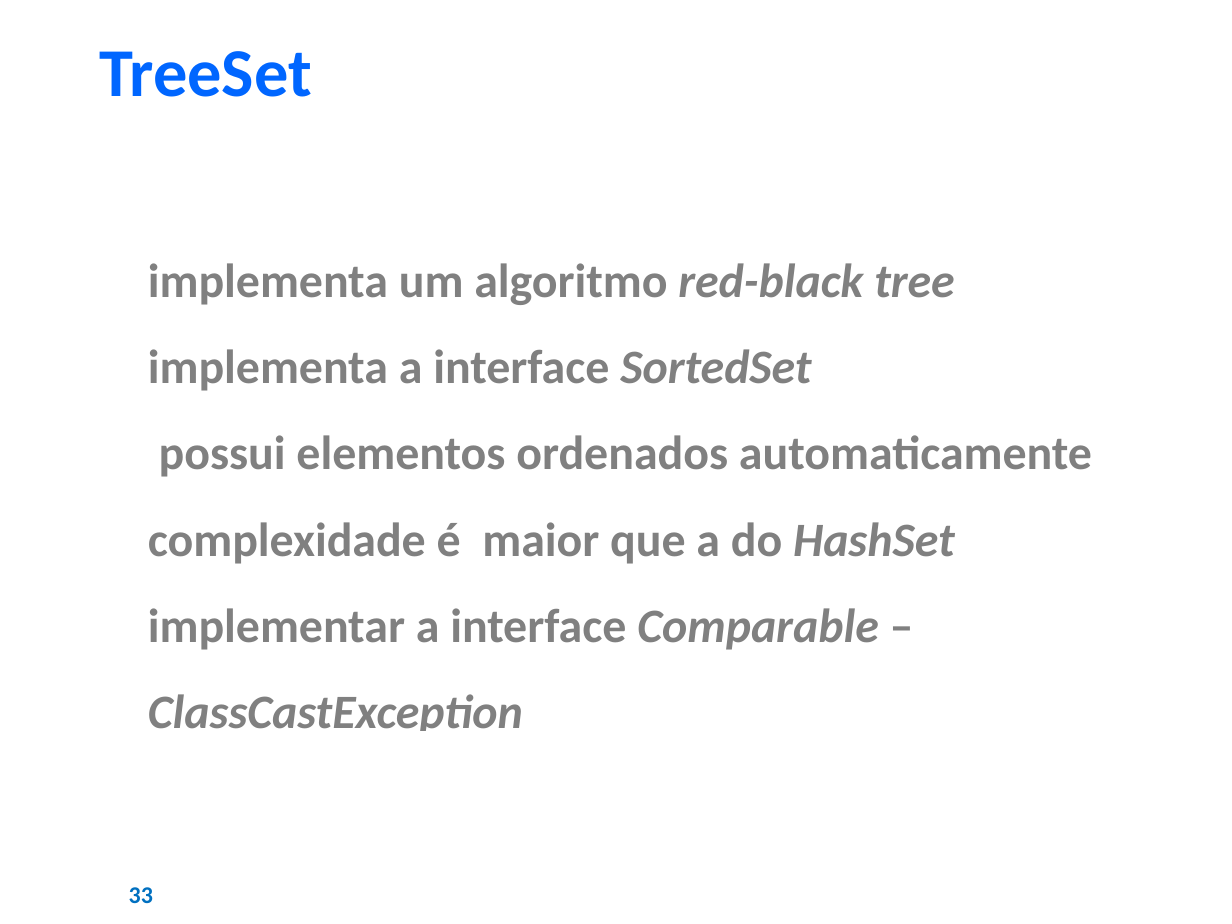
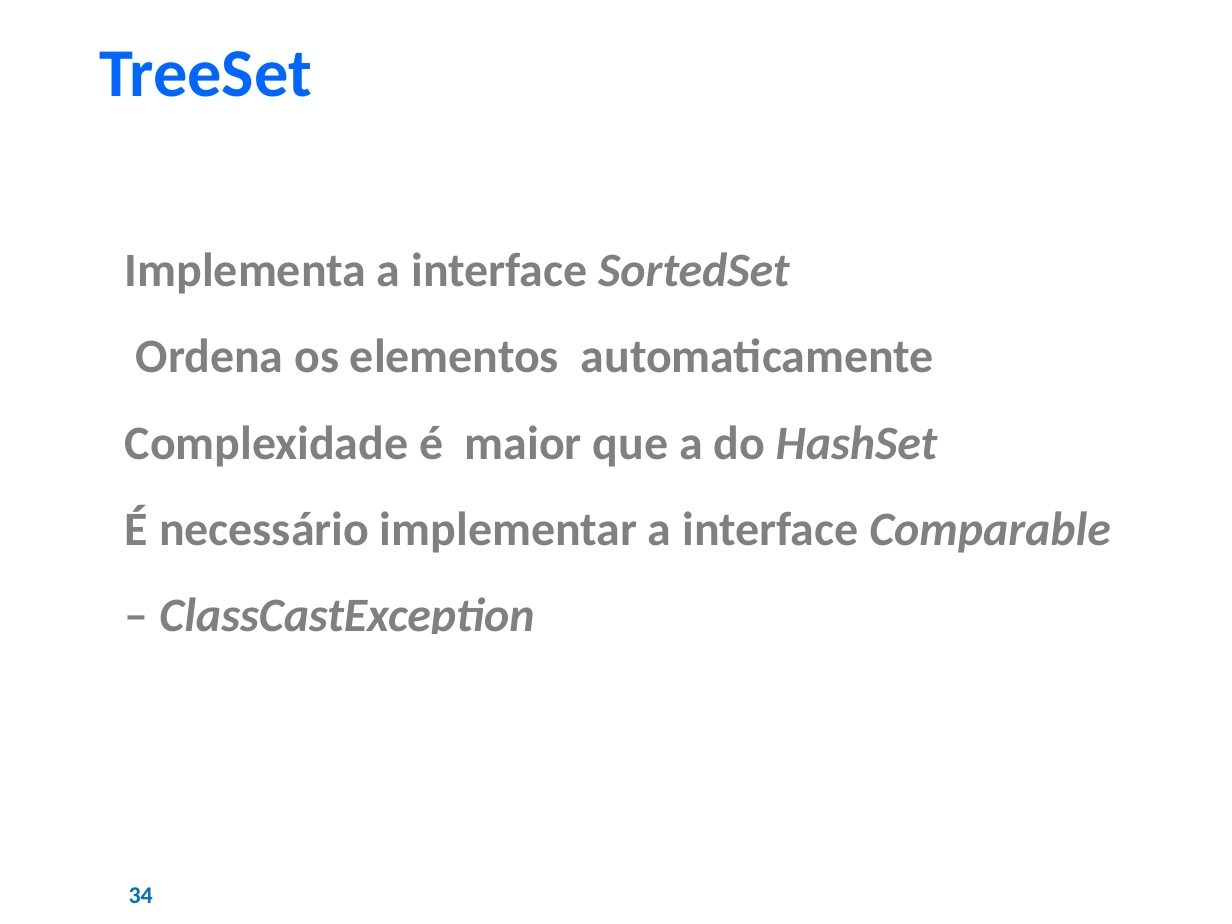
Before and after one commit to AJKFreitas/collections-learning, a slide deck: slide 34 of Estudos - Collections Framework.pptx (slide 33 before the commit). Drawn at 1232x924 pixels with LibreOffice and Linux fonts; fonts in the diff are those of the drawing; background and template pictures are left out. Boxes give left, top, right and bottom in pixels: in the first picture for what was removed or moved away, otherwise in the second. Text is boxed around its words. In the diff, an @@ line names an element or a change of style, - is before the commit and + after.

```diff
--- a/Estudos - Collections Framework.pptx
+++ b/Estudos - Collections Framework.pptx
@@ text at bbox=[125, 252, 1111, 634]: text changed @@
-● implementa um algoritmo red-black tree
-● implementa a interface SortedSet
-● possui elementos ordenados automaticamente
-● complexidade é maior que a do HashSet
-● implementar a interface Comparable –ClassCastException
+l Implementa a interface SortedSet
+l Ordena os elementos automaticamente
+l Complexidade é maior que a do HashSet
+l É necessário implementar a interface Comparable – ClassCastException
@@ page number at bbox=[129, 887, 153, 903]: text changed @@
-33
+34
```
Also in this commit, not shown: 40 other slides changed, 1 slide added, 10 other files.
